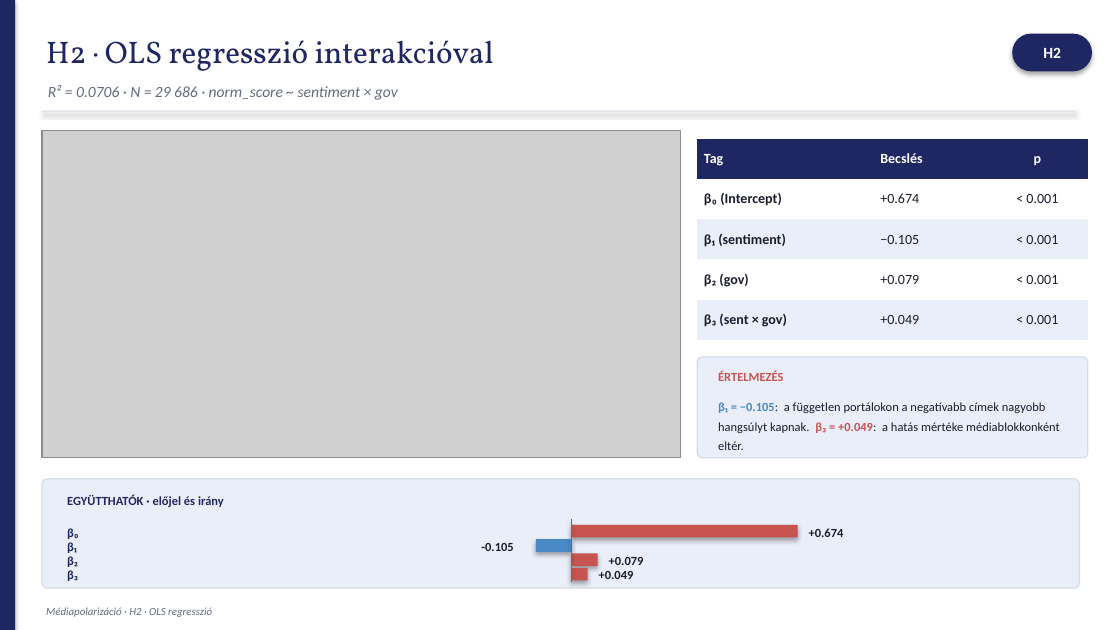
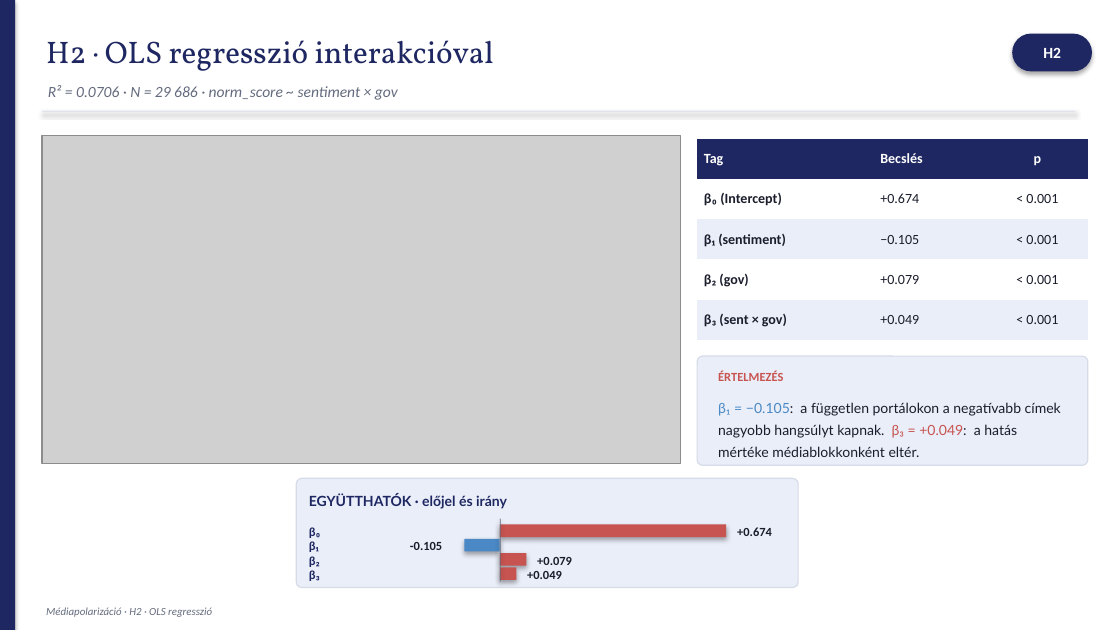
Before and after one commit to fberti/kontraszt-research, a slide deck: slide 14 of presentation/presentation_slides.pptx. Drawn at 1120x630 pixels with LibreOffice and Linux fonts; fonts in the diff are those of the drawing; grey boxes stand for pictures. Boxes give left, top, right and bottom in pixels: in the first picture for what was removed or moved away, otherwise in the second. Text is boxed around its words. In the diff, an @@ line names an element or a change of style, - is before the commit and + after.

```diff
--- a/presentation/presentation_slides.pptx
+++ b/presentation/presentation_slides.pptx
@@ picture: place and size @@
-picture at box(43, 130, 681, 457)
+picture at box(43, 136, 681, 463)
@@ rounded rectangle: place and size @@
-rounded rectangle at box(698, 357, 1089, 458)
+rounded rectangle at box(698, 356, 1089, 466)
@@ text "β₁ = −0.105: a független ..." at box(718, 402, 1061, 457): size 8 to 9 pt, font Calibri to Lato; bold off in "β₁ = −0.105: β₃ = +0.049:" @@
@@ rounded rectangle: place and size @@
-rounded rectangle at box(43, 479, 1080, 588)
+rounded rectangle at box(297, 478, 799, 588)
@@ text "EGYÜTTHATÓK · előjel és irány": place and size @@
-text "EGYÜTTHATÓK · előjel és irány" at box(67, 494, 224, 507)
+text "EGYÜTTHATÓK · előjel és irány" at box(309, 494, 507, 509)
@@ text "EGYÜTTHATÓK · előjel és irány" at box(309, 494, 507, 509): size 8 to 9 pt, font Calibri to Lato @@
@@ text "β₀": place and size @@
-text "β₀" at box(67, 528, 79, 539)
+text "β₀" at box(309, 527, 321, 538)
@@ text "β₁": place and size @@
-text "β₁" at box(67, 542, 77, 553)
+text "β₁" at box(309, 541, 319, 552)
@@ text "-0.105": place and size @@
-text "-0.105" at box(481, 543, 513, 551)
+text "-0.105" at box(410, 542, 442, 550)
@@ 5 rectangles: place and size @@
-5 rectangles at box(536, 519, 797, 581)
+5 rectangles at box(465, 519, 726, 581)
@@ text "+0.674": place and size @@
-text "+0.674" at box(809, 528, 844, 537)
+text "+0.674" at box(737, 527, 772, 536)
@@ text "β₃": place and size @@
-text "β₃" at box(67, 570, 78, 581)
+text "β₃" at box(309, 570, 320, 581)
@@ text "β₂": place and size @@
-text "β₂" at box(67, 556, 78, 567)
+text "β₂" at box(309, 556, 320, 567)
@@ text "+0.049": place and size @@
-text "+0.049" at box(599, 571, 634, 579)
+text "+0.049" at box(527, 571, 562, 579)
@@ text "+0.079": place and size @@
-text "+0.079" at box(609, 557, 644, 565)
+text "+0.079" at box(537, 557, 572, 565)
```
Also in this commit, not shown: 17 other slides changed, 2 other files.
